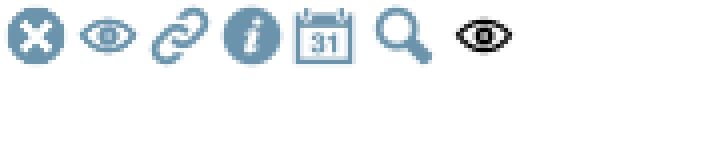
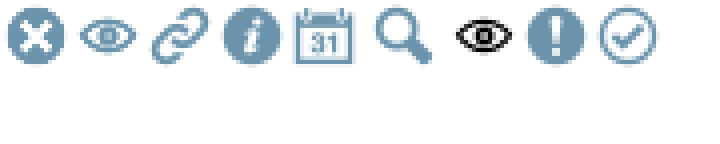
Layers edited between the first and the second 720px x 144px image:
added layer "check" above "warning" over [596, 4, 660, 68]
added layer "warning" above "expanded" over [524, 4, 588, 68]
